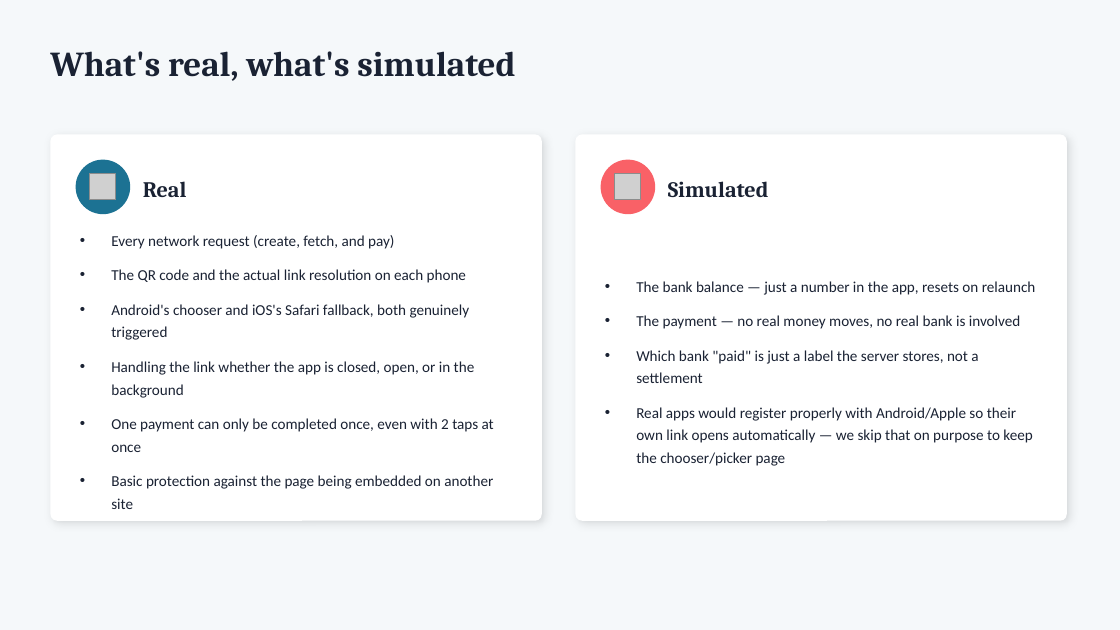
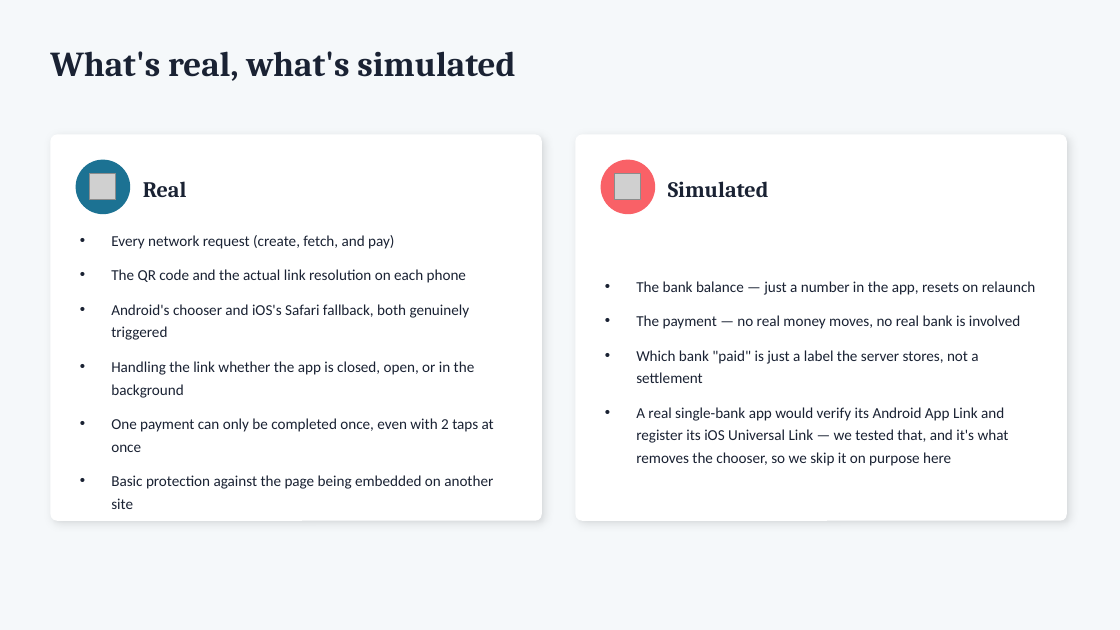
Before and after one commit to deandrehaijielim-commits/sgqr-deep-link-demo, a slide deck: slide 10 of SGQR_Deep_Linking_Simulation.pptx (slide 9 before the commit). Drawn at 1120x630 pixels with LibreOffice and Linux fonts; fonts in the diff are those of the drawing; grey boxes stand for pictures. Boxes give left, top, right and bottom in pixels: in the first picture for what was removed or moved away, otherwise in the second. Text is boxed around its words. In the diff, an @@ line names an element or a change of style, - is before the commit and + after.

```diff
--- a/SGQR_Deep_Linking_Simulation.pptx
+++ b/SGQR_Deep_Linking_Simulation.pptx
@@ text at box(636, 407, 1009, 466): text changed @@
-• Real apps would register properly with Android/Apple so their own link opens automatically — we skip that on purpose to keep the chooser/picker page
+• A real single-bank app would verify its Android App Link and register its iOS Universal Link — we tested that, and it's what removes the chooser, so we skip it on purpose here
```
Also in this commit, not shown: 3 other slides changed, 1 slide added.
